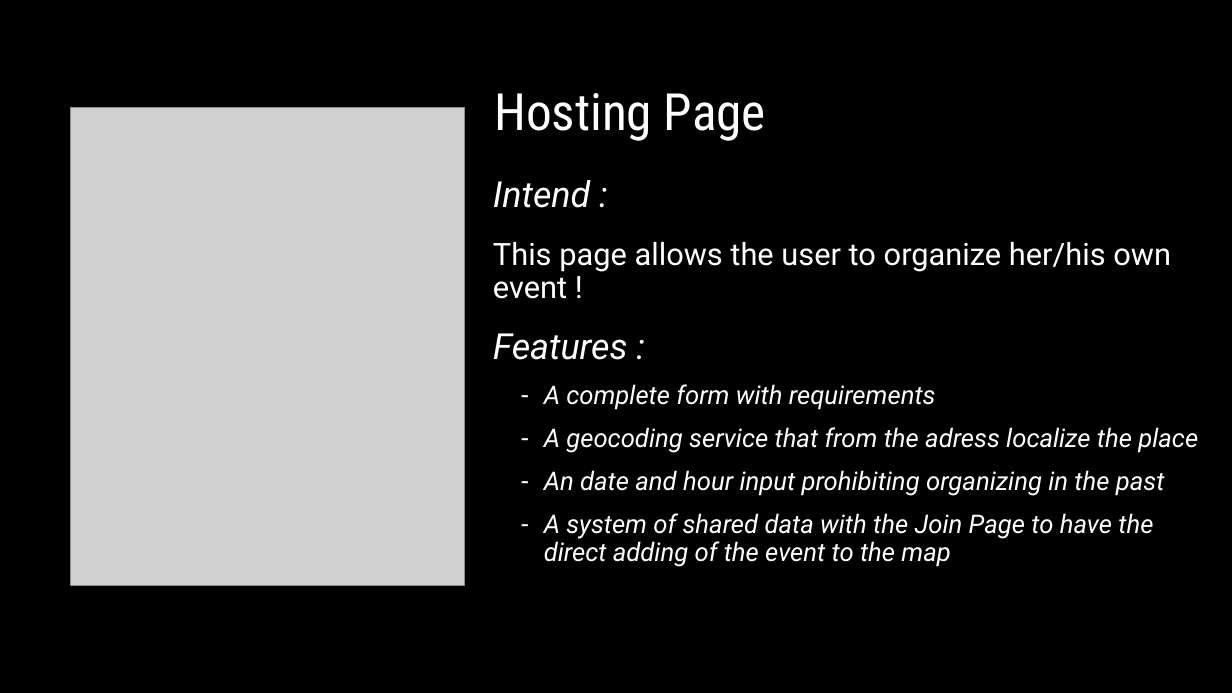
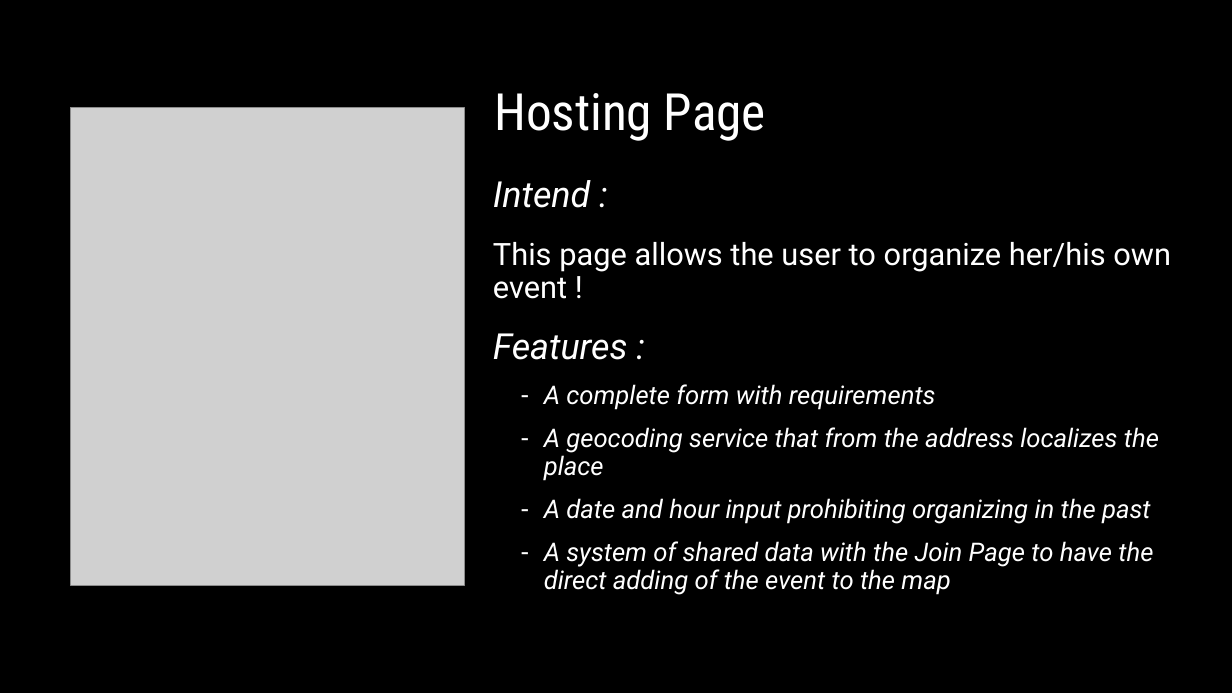
Before and after one commit to Maxime-Michel-1999/PlayingTogether, a slide deck: slide 4 of Playing Together.pptx. Drawn at 1232x693 pixels with LibreOffice and Linux fonts; fonts in the diff are those of the drawing; grey boxes stand for pictures; background and template pictures are left out. Boxes give left, top, right and bottom in pixels: in the first picture for what was removed or moved away, otherwise in the second. Text is boxed around its words. In the diff, an @@ line names an element or a change of style, - is before the commit and + after.

```diff
--- a/Playing Together.pptx
+++ b/Playing Together.pptx
@@ text at (544,427,1159,524): text changed @@
-  – A geocoding service that from the adress localize the place
-  – An date and hour input prohibiting organizing in the past
+  – A geocoding service that from the address localizes the place
+  – A date and hour input prohibiting organizing in the past
```
Also in this commit, not shown: 4 other slides changed.
